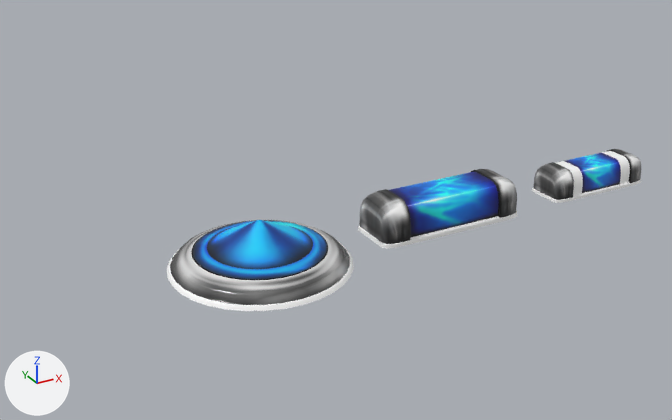
What one commit did to the Blender file Assets/Art/Meshes/Notes.blend.
Both versions are drawn from a 50 mm camera at (-10.24, -14.24, 7.9) aimed at (-1.55, 1.55, 0.0). The axes (+X, +Y, +Z) are drawn at lower left. The lights are the same throughout.

Script lines for the objects in view, before the commit:
```python
me_cone_001 = bpy.data.meshes.new('Cone.001')
me_cone_001.from_pydata(...)  # 449 vertices, 448 faces; spans x -1.73..1.73, y -1.73..1.73, z 0.0..0.92
me_cone_001.polygons.foreach_set('use_smooth', [True] * 448)
# faces by material slot: [192, 160, 96]
me_cone_001.materials.append(mat_outside__cymbal)  # picture img_cymbal_texture_test_png
me_cone_001.materials.append(mat_inside__cymbal)  # picture img_cymbal_texture_test_png
me_cone_001.materials.append(mat_glow)  # white #ffffff
me_cube_030 = bpy.data.meshes.new('Cube.030')
me_cube_030.from_pydata(...)  # 588 vertices, 461 faces; spans x -1.02..1.02, y -1.02..1.02, z 0.01..0.85
me_cube_030.polygons.foreach_set('use_smooth', [True] * 461)
# faces by material slot: [15, 362, 84]
me_cube_030.materials.append(mat_inside__note)  # picture img_note_texture_placeholder_png
me_cube_030.materials.append(mat_outside__note)  # picture img_note_texture_placeholder_png
me_cube_030.materials.append(mat_glow)  # white #ffffff
me_cube_034 = bpy.data.meshes.new('Cube.034')
me_cube_034.from_pydata(...)  # 518 vertices, 431 faces; spans x -1.02..1.02, y -1.02..1.02, z 0.0..0.84
me_cube_034.polygons.foreach_set('use_smooth', [True] * 431)
# faces by material slot: [41, 306, 84]
me_cube_034.materials.append(mat_inside__note)  # picture img_note_texture_placeholder_png
me_cube_034.materials.append(mat_outside__note)  # picture img_note_texture_placeholder_png
me_cube_034.materials.append(mat_glow)  # white #ffffff
ob_cymbal = bpy.data.objects.new('Cymbal', me_cone_001)
ob_cymbal.location = (-4.0, 0.01, 0.0)
ob_hopo = bpy.data.objects.new('HOPO', me_cube_030)
ob_hopo.location = (4.0, 0.0, 0.0)
ob_hopo.scale = (1.25, 0.46, 0.771)
ob_normal = bpy.data.objects.new('Normal', me_cube_034)
ob_normal.location = (0.0, 0.0, 0.0)
ob_normal.scale = (1.62, 0.597, 1.0)
```
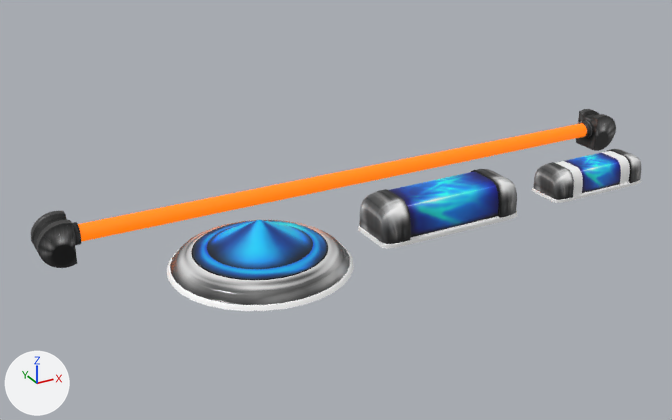
Commit message: New kick model

Changed parts and their boxes [x1, y1, x2, y2] in the pictures (672 x 420 px):
'Full', added
    after: [31, 109, 616, 268]
    faces in mat_kick__inside (orange #e76c00): [78, 123, 587, 242]
    faces in mat_kick__outside (picture img_note_kick_open_png): [31, 109, 616, 268]

The change, as a list of edits to the scene's bpy script:
```text
Add img_note_kick_open_png:
    img_note_kick_open_png = load_image('Note_Kick_Open.png', '_unpacked/Note_Kick_Open.png', 1024, 1024, 'sRGB')
Add mat_kick__outside:
    mat_kick__outside = principled_material('Kick (Outside)')
    mat_kick__outside.texture = img_note_kick_open_png
Add mat_kick__inside:
    mat_kick__inside = principled_material('Kick (Inside)')
    mat_kick__inside.base_color = (0.799, 0.15, 0.0)  # orange #e76c00
    mat_kick__inside.emission_color = (0.799, 0.15, 0.0)  # orange #e76c00
    mat_kick__inside.emission_strength = 1.0
Add me_cylinder_002:
    me_cylinder_002.from_pydata(...)  # 884 vertices, 810 faces; spans x -14.7..14.7, y -1.1..0.9, z -1.0..1.0
    me_cylinder_002.polygons.foreach_set('use_smooth', [True] * 810)
    # faces by material slot: [714, 96]
    me_cylinder_002.materials.append(mat_kick__outside)  # picture img_note_kick_open_png
    me_cylinder_002.materials.append(mat_kick__inside)  # orange #e76c00
Add ob_full:
    ob_full = bpy.data.objects.new('Full', me_cylinder_002)
    ob_full.location = (0.0, 3.0, 0.0)
    ob_full.rotation_euler = (1.571, 0.0, 0.0)  # degrees (90, 0, 0)
    ob_full.scale = (0.508, 0.474, 0.342)
```
